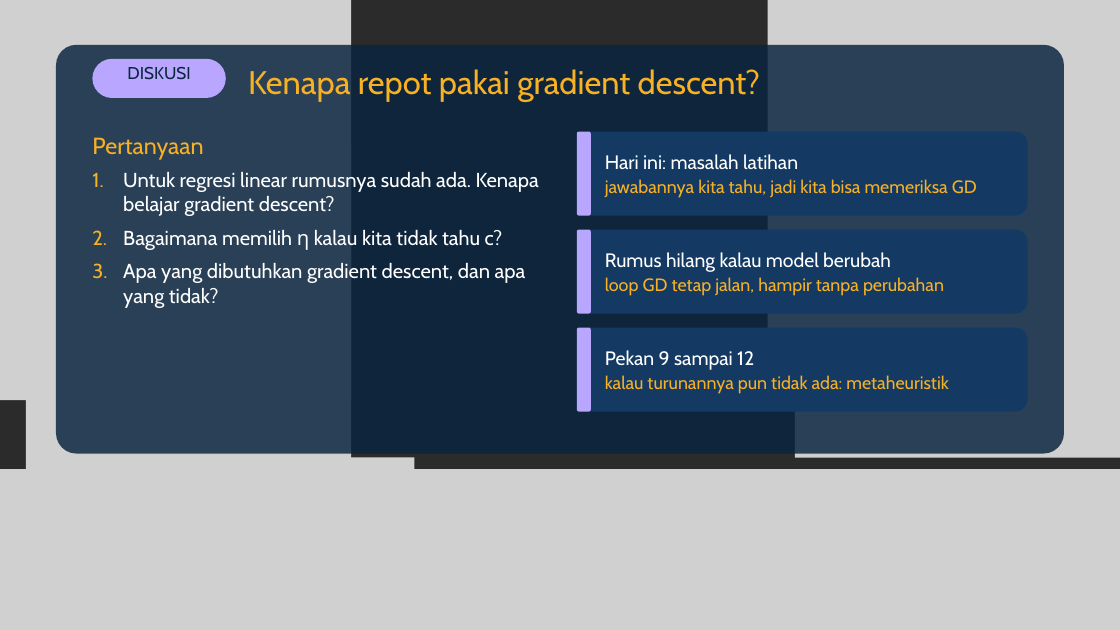
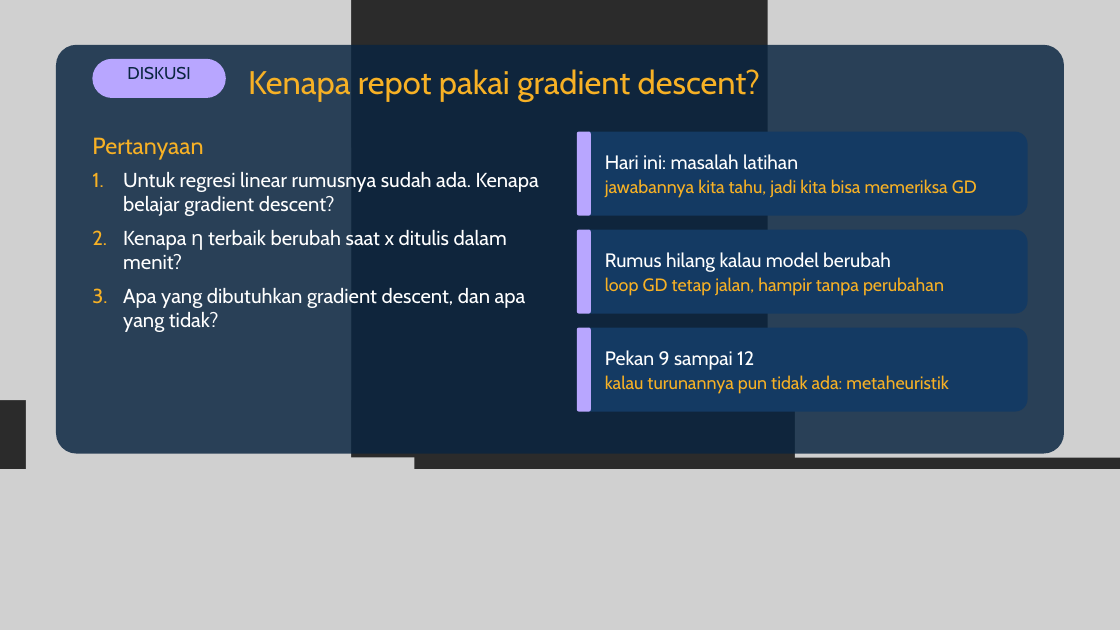
Before and after one commit to dafx7/COMPUTING-AI-ML-OPTIMIZATION, a slide deck: slide 23 of week2/slides/Pertemuan-2-Gradient-Descent.pptx (slide 20 before the commit). Drawn at 1120x630 pixels with LibreOffice and Linux fonts; fonts in the diff are those of the drawing; grey boxes stand for pictures; background and template pictures are left out; a plain dark background stands for a picture behind light text. Boxes give left, top, right and bottom in pixels: in the first picture for what was removed or moved away, otherwise in the second. Text is boxed around its words. In the diff, an @@ line names an element or a change of style, - is before the commit and + after.

```diff
--- a/week2/slides/Pertemuan-2-Gradient-Descent.pptx
+++ b/week2/slides/Pertemuan-2-Gradient-Descent.pptx
@@ text at (x1=123, y1=230, x2=507, y2=270): text changed @@
-2. Bagaimana memilih η kalau kita tidak tahu c?
+2. Kenapa η terbaik berubah saat x ditulis dalam menit?
```
Also in this commit, not shown: 3 other slides changed, 6 slides added, 3 slides removed, 6 other files.
